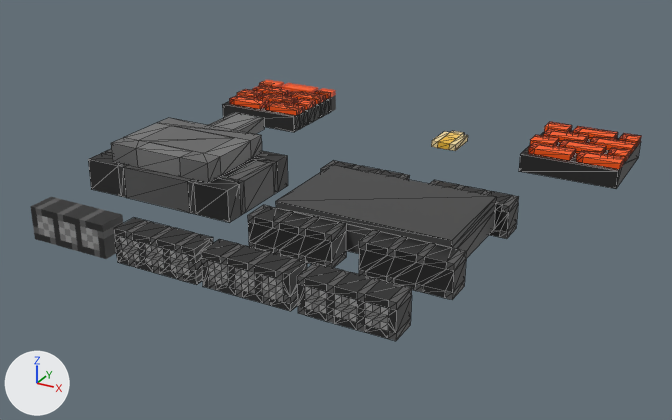
What one commit did to the COLLADA model Assets/Models/ld41assets.dae.
The view is the same before and after, from a 50 mm camera at (1.371, -1.974, 0.563) aimed at (0.727, -0.803, -0.022). Arrows for +X, +Y and +Z are at lower left; the lights stay in place. Mesh edges are drawn as thin lines on the coarser meshes.

The first picture shows 'brick_whole', 'shard_2', 'shard_4', 'tank_body', 'tank_guide', 'track_0', 'track_1', 'track_2', 'track_3', 'turret'.
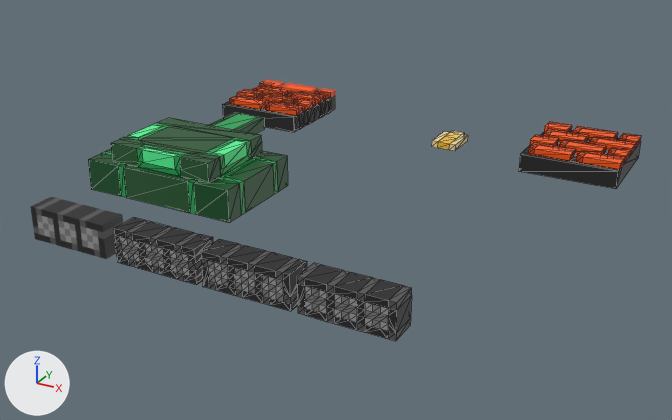
The change, as a list of edits to the scene's bpy script:
```text
Change me_tank_body:
    used by ob_tank_body; location = (0.52, -0.9, 0.03)
    remove me_tank_body.from_pydata(...)  # 94 vertices, 184 faces; spans x -0.13..0.13, y -0.08..0.08, z -0.02..0.03
    add me_tank_body.from_pydata(...)  # 104 vertices, 204 faces; spans x -0.13..0.13, y -0.08..0.08, z -0.02..0.03
    me_tank_body part 1
    8 vertices are removed from x -0.12..0.12, y -0.04..0.06, z 0.03
    69 faces are deleted
    4 vertices in x -0.07..0.07, y -0.06, z 0.03 move by (0.0, -0.01, 0.0)
    8 vertices are added at x -0.12..0.12, y -0.05..0.05, z -0.02
    10 new vertices lie (0.0, -0.01, 0.0) away from vertices in x -0.07..0.07, y -0.06..0.08, z -0.02..0.03
    89 new faces join them
    me_tank_body part 2: 100 kept faces spanning x -0.13..0.13, y -0.08..0.08, z -0.02..0.03 get new vertex colours
Change me_turret:
    used by ob_turret; location = (0.52, -0.85, 0.075)
    remove me_turret.from_pydata(...)  # 50 vertices, 96 faces; spans x -0.09..0.09, y -0.12..0.12, z -0.015..0.015
    add me_turret.from_pydata(...)  # 82 vertices, 160 faces; spans x -0.09..0.09, y -0.12..0.12, z -0.015..0.015
    me_turret part 3
    2 vertices are removed from x -0.04..0.04, y -0.09, z 0.015
    31 faces are deleted
    2 vertices are added at (-0.04, -0.1, 0.015), (0.04, -0.1, 0.015)
    6 new vertices lie (0.0, 0.0, 0.01) away from vertices in x -0.09..0.09, y -0.12..-0.01, z -0.015
    8 new vertices lie (0.0, -0.01, 0.0) away from vertices in x -0.09..0.09, y -0.09..-0.01, z -0.005..0.015
    8 new vertices lie (0.0, 0.01, 0.0) away from vertices in x -0.09..0.09, y -0.12..-0.09, z -0.005..0.015
    5 new vertices lie (0.01, 0.0, 0.0) away from vertices in x -0.04..0.06, y -0.12..-0.02, z -0.005..0.015
    5 new vertices lie (-0.01, 0.0, 0.0) away from vertices in x -0.06..0.04, y -0.12..-0.02, z -0.005..0.015
    95 new faces join them
    me_turret part 4: 65 kept faces spanning x -0.09..0.09, y -0.12..0.12, z -0.015..0.015 get new vertex colours
Remove ob_tank_guide:
    ob_tank_guide = bpy.data.objects.new('tank_guide', me_tank_guide)
    ob_tank_guide.location = (0.86, -0.9, 0.03)
```

Pixel boxes [x1, y1, x2, y2] of what changed, in the pictures (672 x 420 px; the box of a moved part takes in the faces that stretch with it):
'tank_guide', deleted: before [248, 160, 519, 300]
part 1 of me_tank_body, moved or reshaped: [103, 149, 286, 183] in both
part 2 of me_tank_body, recoloured (black to green): [88, 153, 288, 223] in both
part 3 of me_turret, built on: [112, 123, 262, 183] in both
part 4 of me_turret, recoloured (grey to green): [111, 113, 264, 183] in both
